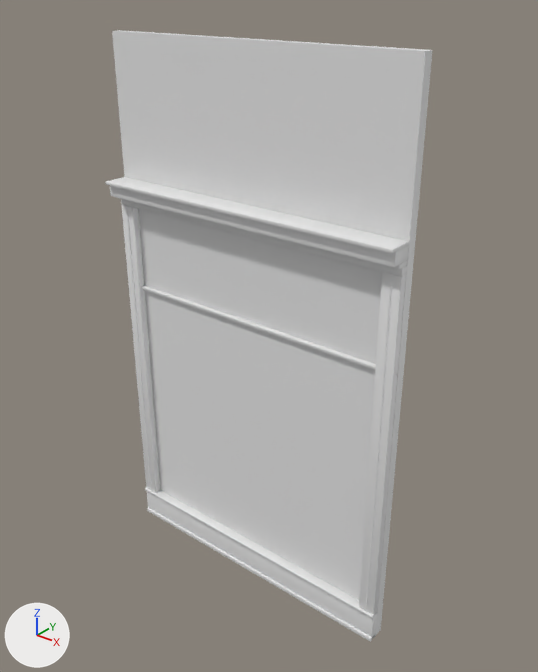
What one commit did to the glTF model hub/models/wall.glb.
Both versions are drawn from a 50 mm camera at (16.7, -19.6, 23.9) aimed at (0.6, 0.5, 11.4). Every picture has the same lights, and +X, +Y and +Z are marked at lower left. The first picture is the older version. Objects named as collision shapes, trigger or cutter boxes, shadow casters or lower levels of detail are left out. Vertices at exactly the same position are counted once.

Before the edit, the objects in view are built like this:
```python
me_wall = bpy.data.meshes.new('wall')
me_wall.from_pydata(...)  # 584 vertices, 1116 faces; spans x -6.4..6.4, y -1.0..0.4, z 0.0..22.0
# faces by material slot: [12, 540, 564]
me_wall.materials.append(mat_damask)  # white #e7e7e7
me_wall.materials.append(mat_marble_black)  # white #e7e7e7
me_wall.materials.append(mat_gilt)  # white #e7e7e7
ob_wall = bpy.data.objects.new('wall', me_wall)
ob_wall.location = (0.0, 0.0, 0.0)
```
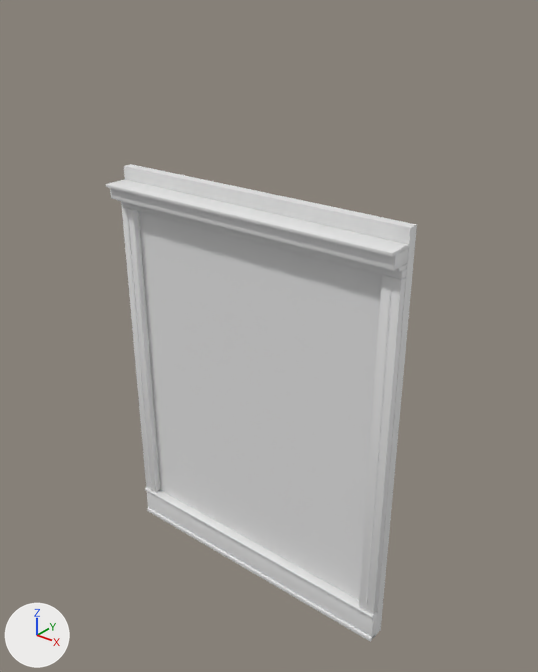
Edits to the bpy script that builds the scene:
```text
Change me_wall:
    used by ob_wall; location = (0.0, 0.0, 0.0)
    remove me_wall.from_pydata(...)  # 584 vertices, 1116 faces; spans x -6.4..6.4, y -1.0..0.4, z 0.0..22.0
    add me_wall.from_pydata(...)  # 556 vertices, 1056 faces; spans x -6.4..6.4, y -1.0..0.4, z 0.0..17.0
    me_wall part 1: the loose piece of 56 vertices spanning x -6.4..6.4, y -0.2..0.0, z 11.9..12.1 is scaled about its middle by (1, 1.76, 2.81), then moved by (0.0, -0.1, 3.5), in mat_marble_black (white #e7e7e7)
    me_wall part 2: 62 vertices moved from x -6.4..6.4, y -0.8..0.4, z 1.4..22.0 to x -6.4..6.4, y -1.0..0.4, z 1.4..17.0; 224 vertices removed from x -6.4..6.4, y -1.0..0.0, z 1.3..16.6; 168 vertices added at x -6.4..6.4, y -1.0..0.0, z 1.4..16.4
    other edits to the shape of me_wall do not show in these pictures
```

Location of each change, (x1, y1, x2, y2) in pixels of the pictures (538 x 672 px; the box of a moved part takes in the faces that stretch with it):
'wall', reshaped (22% shorter)
    before: (105, 30, 433, 642)
    after: (106, 164, 417, 642)
part 1 of me_wall, moved or reshaped
    before: (142, 285, 398, 375)
    after: (121, 202, 407, 280)
part 2 of me_wall, moved or reshaped
    before: (105, 30, 429, 618)
    after: (106, 164, 417, 617)
